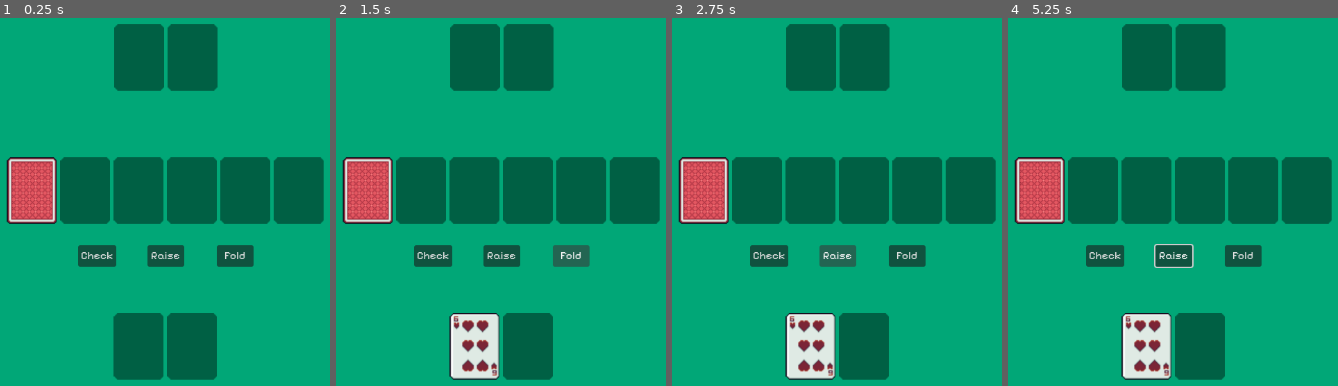
Above: before the commit, frames 1-4 (left to right).
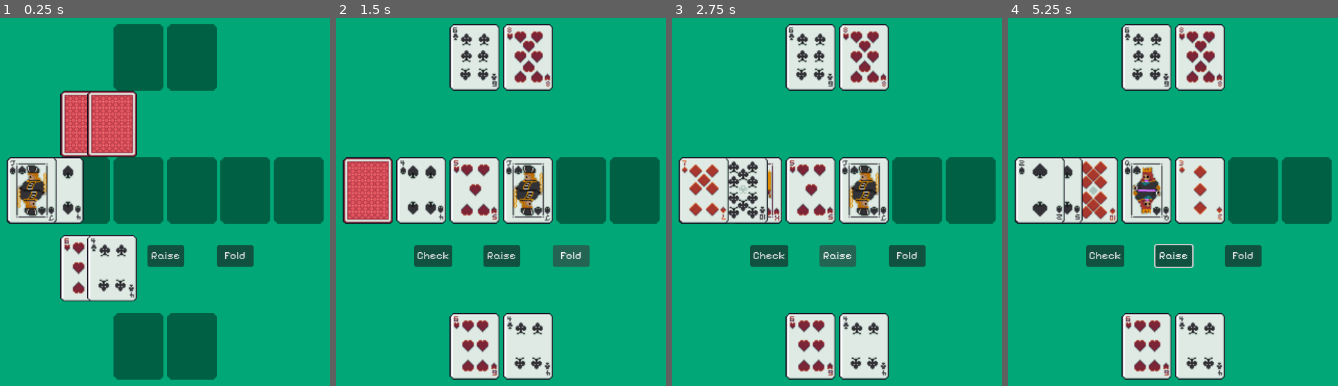
Above: after the commit, the same moments.

Repository: sharmnten/card-game
Game: Godot game, scene res://Scenes/poker.tscn
Same seed, same stepped clock (60 frames per second), same inputs: the game is played once before the commit and once after it.
Inputs (mouse positions are in pixels of both pictures, inside the frame that each line leads up to):
- Up to frame 1 (0.25 s): no input
- Up to frame 2 (1.5 s): click "Check" at 0.5 s; click "Fold" at 1.25 s
- Up to frame 3 (2.75 s): click "Raise" at 2 s
- Up to frame 4 (5.25 s): tap Enter at 2.75 s; move the mouse to (outside the picture) at 2.77 s; hold Right 2.78-3.53 s; tap Alt at 2.85, 4.35 s; click (outside the picture) at 2.92 s; move the mouse to (1014, 213) at 3.52 s; hold Down 3.53-4.28 s; tap Shift at 3.6, 5.1 s; move the mouse to (1252, 91) at 4.27 s; hold Right 4.28-5.03 s; tap Space at 5 s; move the mouse to (1133, 279) at 5.02 s; hold Up from 5.03 s (still down); click (1133, 279) at 5.17 s

The runs differ from the first frame. In frame 1, 13% of the frame differs, in the area x 2-67%, y 2-78%; in frame 2, 17%; in frame 3, 19%; in frame 4, 19%, in the area x 2-67%, y 1-99%.

Commit message:
Cards now move to the correct positions, and the game gets set up correctly. Rendering got split into the seperate functions.

Diff:
--- a/Scenes/poker.tscn
+++ b/Scenes/poker.tscn
@@ -529,12 +529,12 @@
 frame_progress = 0.30594164
 
 [node name="DealerCard" type="AnimatedSprite2D" parent="CardPlaceholders" unique_id=124675854]
-position = Vector2(538, 132)
+position = Vector2(537.5, 132)
 scale = Vector2(1.5, 1.5)
 sprite_frames = SubResource("SpriteFrames_1m6pm")
 
 [node name="DealerCard1" type="AnimatedSprite2D" parent="CardPlaceholders" unique_id=254098170]
-position = Vector2(615, 132)
+position = Vector2(614.5, 132)
 scale = Vector2(1.5, 1.5)
 sprite_frames = SubResource("SpriteFrames_1m6pm")
 
--- a/Scripts/card.gd
+++ b/Scripts/card.gd
@@ -23,3 +23,8 @@
 	return suit
 func get_value()-> String:
 	return value
+func get_card_data() -> Dictionary:
+	return {
+		"suit": suit,
+		"rank": value
+	}
--- a/Scripts/poker.gd
+++ b/Scripts/poker.gd
@@ -70,6 +70,9 @@
 	{"suit":"Spades", "rank":"Q"},
 	{"suit":"Spades", "rank":"K"}
 ]
+var player_hand=[]
+var house_hand=[]
+var community_cards=[]
 
 #Preload card scene
 var CardScene = preload("res://Scenes/card.tscn")
@@ -90,6 +93,12 @@
 	dealer_card_2.frame=54
 	#Start game logic setup
 	shuffle()
+	flip_card(deal_to_player())
+	flip_card(deal_to_player())
+	deal_to_house()
+	deal_to_house()
+	deal_flop()
+
 
 
 
@@ -109,10 +118,10 @@
 
 func deal() -> Dictionary:
 	return deck.pop_back()
-func render_deck_card(cardData)->Node2D:
-	var newCard = CardScene.instantiate()
+func flip_card(card)->void:
+	var newCard=card
+	var cardData=newCard.get_card_data()
 	var animationIndex=0
-	print(cardData)
 	if(cardData["suit"]=="Diamonds"):
 		animationIndex=13
 	elif(cardData["suit"]=="Spades"):
@@ -134,34 +143,88 @@
 	"Q": 12,
 	"K": 13
 }
+	print(cardData)
 	var frame = animationIndex + int(rank_offsets[cardData["rank"]])
 
+	newCard.get_node("AnimatedSprite2D").frame=frame
+
+
+func render_deck_card(cardData) -> Node2D:
+	var newCard = CardScene.instantiate()
+
+	newCard.setup(cardData["suit"], cardData["rank"])
+
 	rendered_cards.append(newCard)
-	newCard.position=Vector2(383.5,324)
-	newCard.get_node("AnimatedSprite2D").frame=frame
+	newCard.position = Vector2(383.5, 324)
+	newCard.get_node("AnimatedSprite2D").frame = 0
+
 	add_child(newCard)
 
 	return newCard
-
-func deal_to_player(cardSpot):
+func deal_to_player()->Node2D:
+	if(player_hand.size()==2):
+		return
 	var playerCard = render_deck_card(deal())
 	var tween = create_tween()
-	if(cardSpot==1):
+	player_hand.append(playerCard)
+	if(player_hand.size()==1):
 		tween.tween_property(playerCard, "position", Vector2(537.5, 549), 0.5)
-	elif(cardSpot==2):
+	elif(player_hand.size()==2):
 		tween.tween_property(playerCard, "position", Vector2(614.5, 549.0), 0.5)
-
+	return playerCard
+
+func deal_to_house()->Node2D:
+	if(house_hand.size()==2):
+		return
+	var houseCard = render_deck_card(deal())
+	var tween = create_tween()
+	house_hand.append(houseCard)
+	if(house_hand.size()==1):
+		tween.tween_property(houseCard, "position", Vector2(537.5, 132), 0.5)
+	elif(house_hand.size()==2):
+		tween.tween_property(houseCard, "position", Vector2(614.5, 132.0), 0.5)
+	return houseCard
+
+func deal_flop():
+	var card_x=[460.5, 537.5, 614.5]
+	var card_y=324
+	var currentCard
+	var tween = create_tween()
+	for x in card_x:
+		currentCard = render_deck_card(deal())
+		community_cards.append(currentCard)
+		tween.tween_property(currentCard, "position", Vector2(x, card_y), 0.5)
+		flip_card(currentCard)
+
+func deal_turn():
+	var card_x=691.5
+	var card_y=324
+	var currentCard
+	var tween = create_tween()
+	currentCard = render_deck_card(deal())
+	community_cards.append(currentCard)
+	tween.tween_property(currentCard, "position", Vector2(card_x, card_y), 0.5)
+
+func deal_river():
+	var card_x=768.5
+	var card_y=324
+	var currentCard
+	var tween = create_tween()
+	currentCard = render_deck_card(deal())
+	community_cards.append(currentCard)
+	tween.tween_property(currentCard, "position", Vector2(card_x, card_y), 0.5)
 
 
 func _on_check_button_pressed() -> void:
-	deal_to_player(1)
+	for x in house_hand:
+		flip_card(x)
 
 
 
 func _on_fold_button_pressed() -> void:
-	print("fold button pressed")
+	deal_to_house()
 
 
 
 func _on_raise_button_pressed() -> void:
-	print("raise button pressed")
+	deal_flop()
